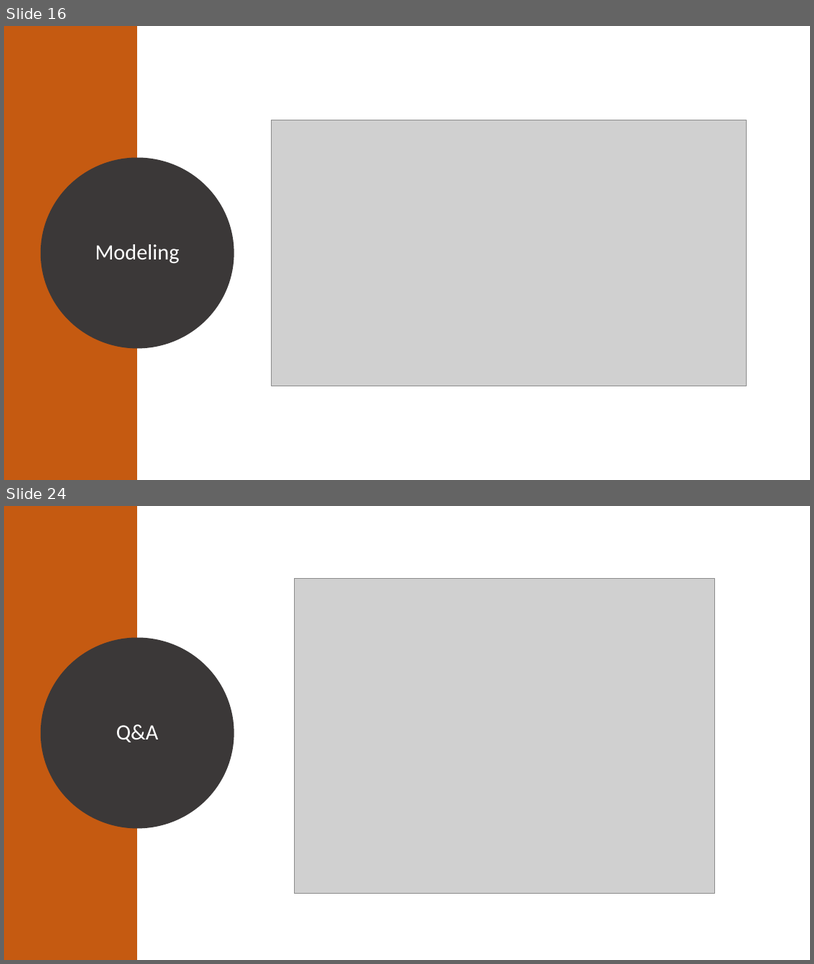
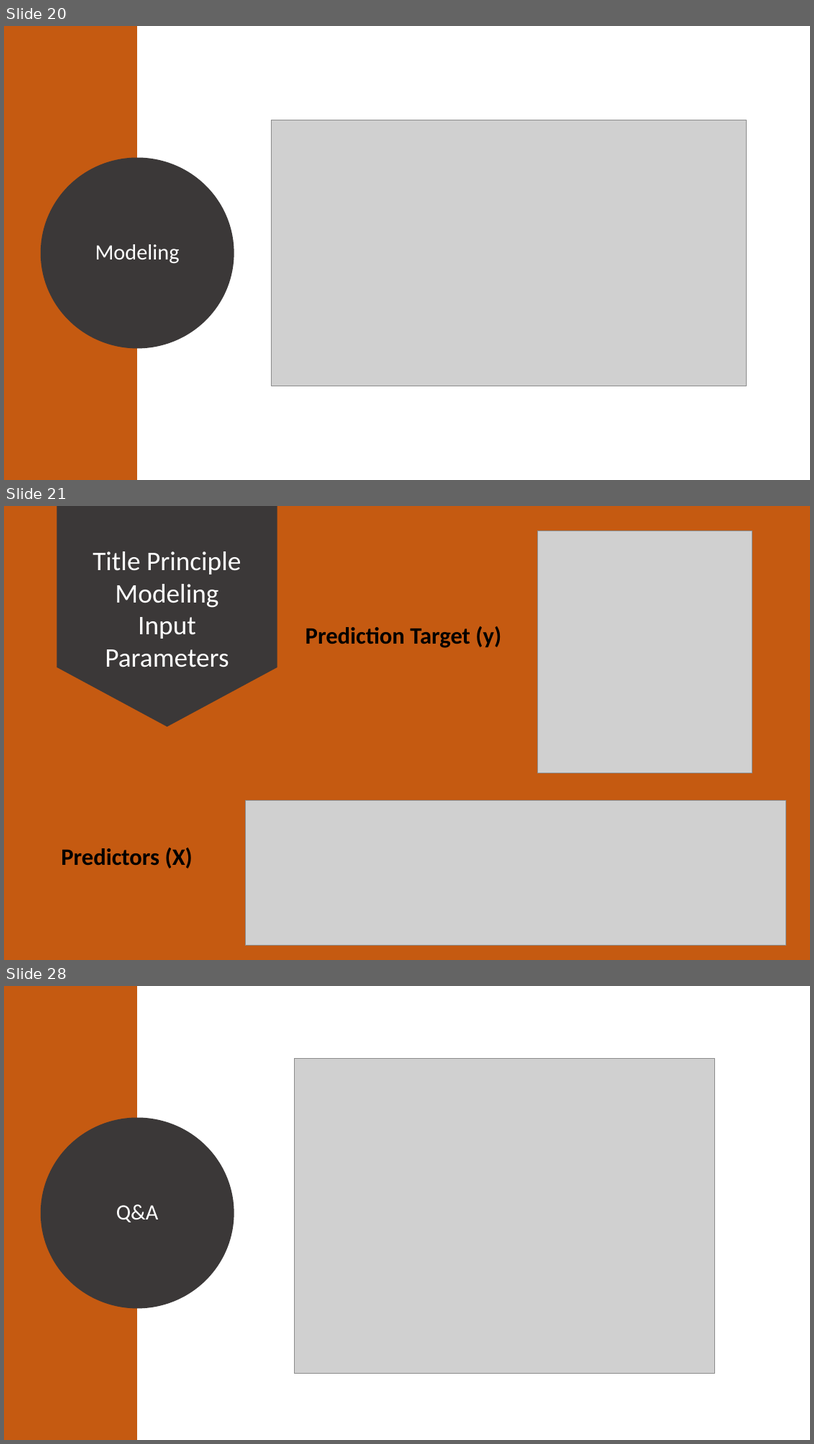
Before and after one commit to dniedermier-cscc/Scrum-Lords-Capstone-2018, a slide deck: Presentation/ScrumLords_Capstone.pptx. Shown one above the other, each under a label of ours: slides 16 and 24 before the commit, slides 20, 21 and 28 after it; the slides between them are not shown. The pictures are 814x964 and 814x1444 pixels, drawn with LibreOffice and Linux fonts; fonts in the diff are those of the drawing; grey boxes stand for pictures. Boxes give left, top, right and bottom in pixels: in the first picture for what was removed or moved away, otherwise in the second. Text is boxed around its words. In the diff, an @@ line names an element or a change of style, - is before the commit and + after.

```diff
--- a/Presentation/ScrumLords_Capstone.pptx
+++ b/Presentation/ScrumLords_Capstone.pptx
@@ slide 21 added at (4,506,810,960), background #C55A11 @@
@@ down arrow added at (57,506,278,726), fill #3B3838 @@
@@ picture added at (538,530,752,772) @@
@@ text added at (93,551,241,667), 32 pt, text #FFFFFF @@
+Title Principle Modeling Input Parameters
@@ text added at (306,626,502,648), 28 pt, text #000000, bold @@
+Prediction Target (y)
@@ picture added at (245,800,787,945) @@
@@ text added at (61,847,193,868), 28 pt, text #000000, bold @@
+Predictors (X)
@@ what was slide 16 is now slide 20 @@
@@ what was slide 24 is now slide 28 @@
```
Also in this commit, not shown: 9 slides changed, 4 other slides added, 1 slide removed, 1 other file.
